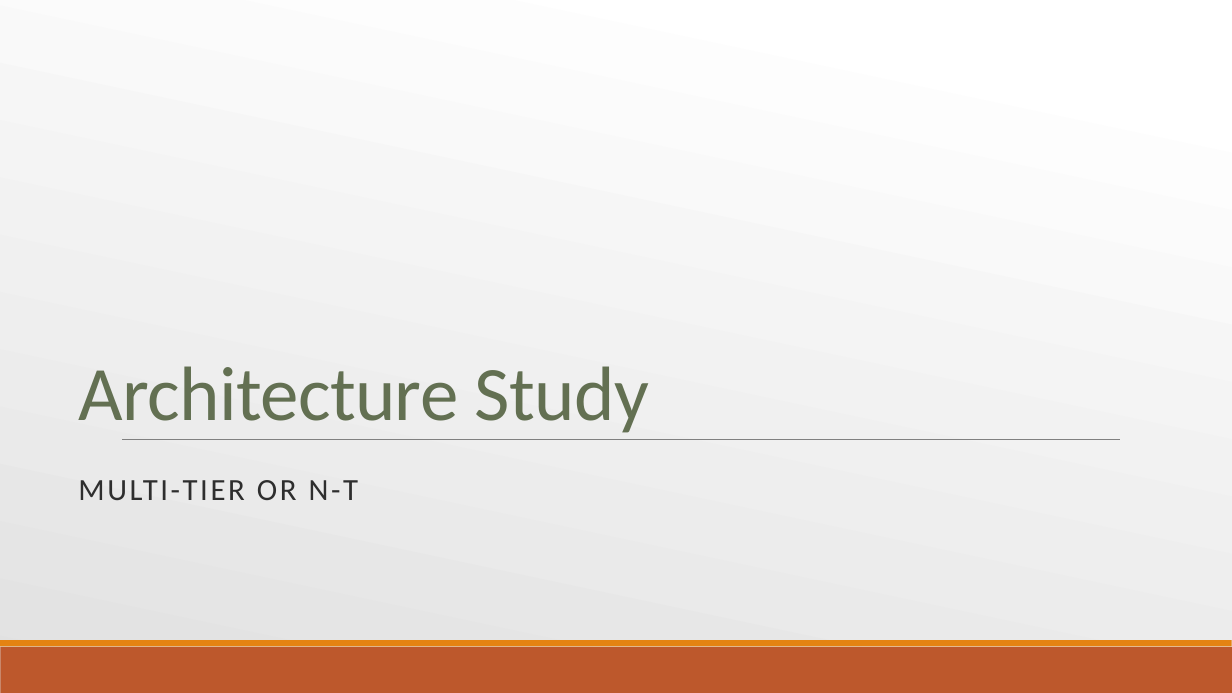
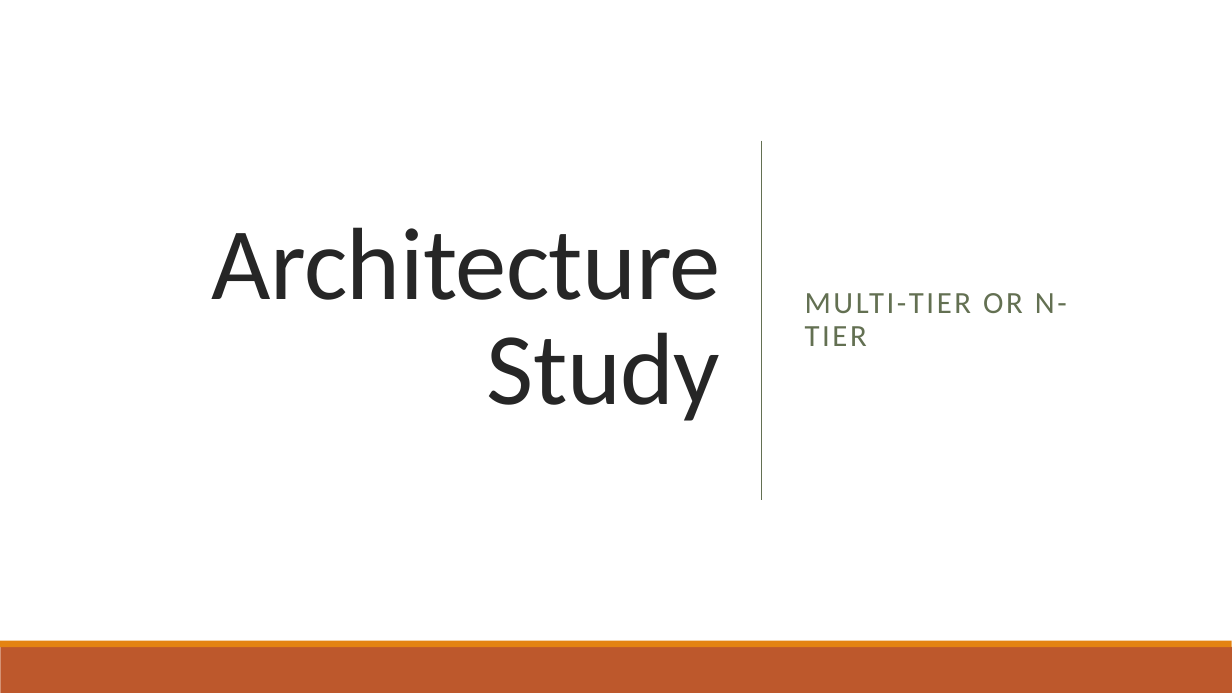
Before and after one commit to skuindian/Bhavishyavani, a slide deck: slide 2 of doc/design/Architecture Study.pptx (slide 1 before the commit). Drawn at 1232x693 pixels with LibreOffice and Linux fonts; fonts in the diff are those of the drawing. Boxes give left, top, right and bottom in pixels: in the first picture for what was removed or moved away, otherwise in the second. Text is boxed around its words. In the diff, an @@ line names an element or a change of style, - is before the commit and + after.

Commit message:
Added a document to study architecure + changes

```diff
--- a/doc/design/Architecture Study.pptx
+++ b/doc/design/Architecture Study.pptx
@@ background gradient #FFFFFF to #E1E1E1 to #FFFFFF @@
@@ rectangle added at (x1=0, y1=0, x2=1232, y2=693), fill #FFFFFF @@
@@ title "Architecture Study" moved from (x1=78, y1=366, x2=649, y2=433) to (x1=212, y1=227, x2=721, y2=421) @@
@@ title "Architecture Study" at (x1=212, y1=227, x2=721, y2=421): size 60 to 80 pt, text colour #637052 to #262626; alignment left to right; vertical alignment bottom to middle @@
@@ subtitle "MULTI-TIER OR N-TIER" moved from (x1=78, y1=480, x2=406, y2=500) to (x1=805, y1=293, x2=1067, y2=346) @@
@@ subtitle "MULTI-TIER OR N-TIER" at (x1=805, y1=293, x2=1067, y2=346): text colour #000000 at 80% opacity to #637052; vertical alignment top to middle @@
@@ line added from (762, 140) to (762, 500), #637052 1 pt @@
@@ line removed from (122, 439) to (1120, 439) @@
@@ rectangle removed at (x1=0, y1=647, x2=1232, y2=693) @@
@@ rectangle removed at (x1=0, y1=640, x2=1232, y2=647) @@
@@ rectangle added at (x1=0, y1=647, x2=1232, y2=693), fill #BD582C @@
@@ rectangle added at (x1=0, y1=640, x2=1232, y2=647), fill #E48312 @@
```
Also in this commit, not shown: 5 slides added, 2 slides removed, 1 other file.
